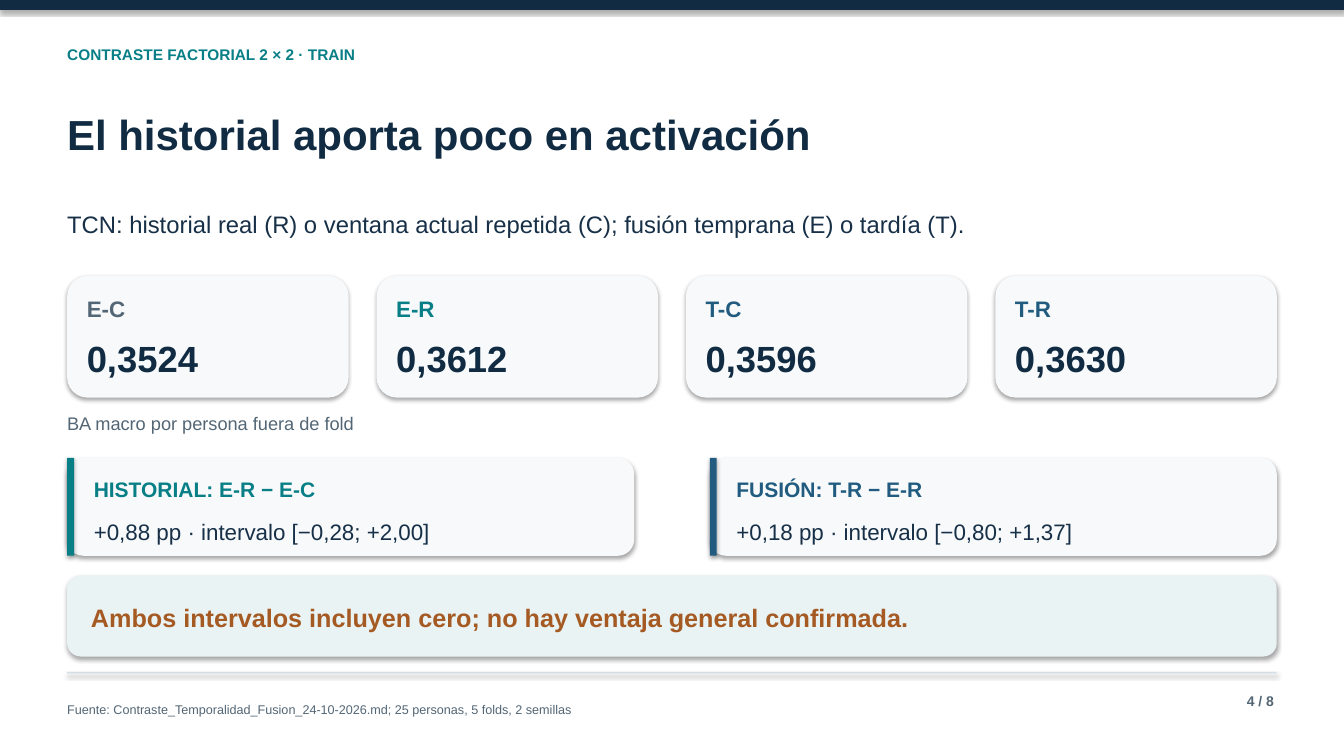
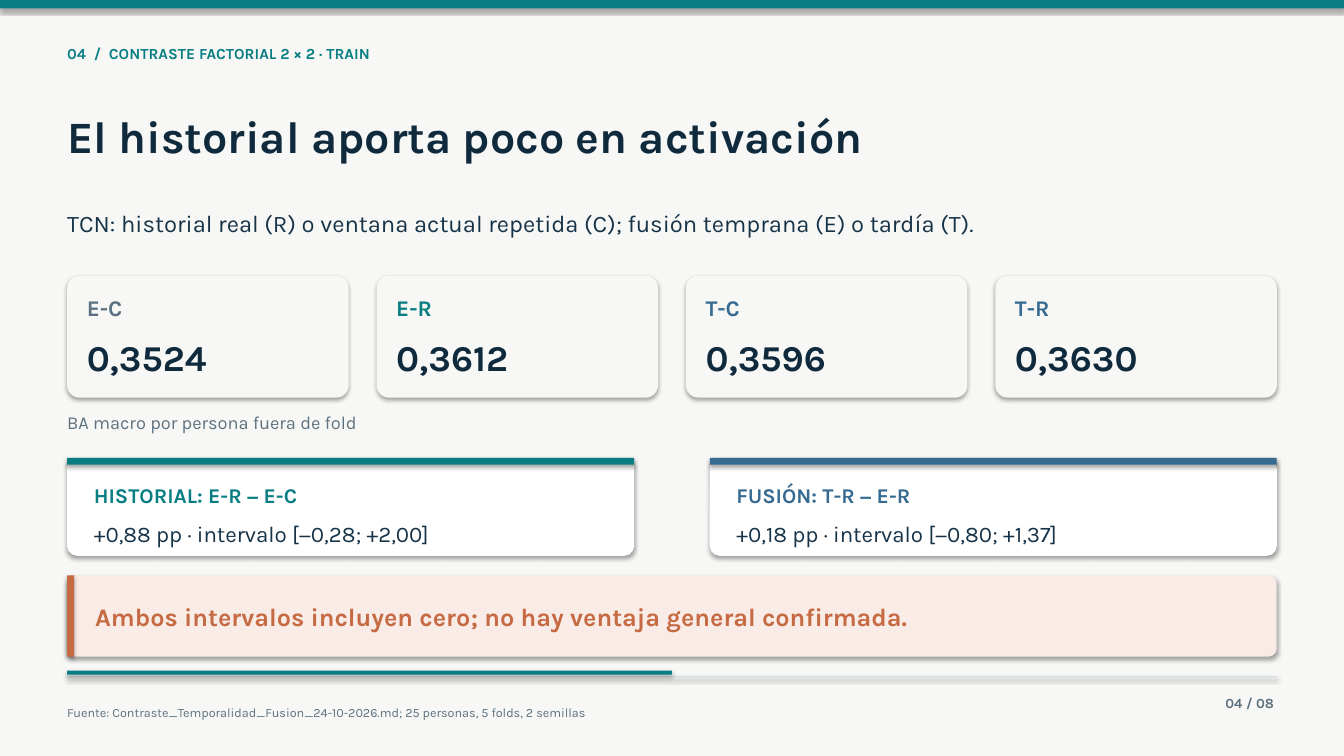
Before and after one commit to marioromero00/Tesis_MDS, a slide deck: slide 4 of presentaciones/Avances-Experimentales-Simplificados-24-10-2026.pptx. Drawn at 1344x756 pixels with LibreOffice and Linux fonts; fonts in the diff are those of the drawing. Boxes give left, top, right and bottom in pixels: in the first picture for what was removed or moved away, otherwise in the second. Text is boxed around its words. In the diff, an @@ line names an element or a change of style, - is before the commit and + after.

```diff
--- a/presentaciones/Avances-Experimentales-Simplificados-24-10-2026.pptx
+++ b/presentaciones/Avances-Experimentales-Simplificados-24-10-2026.pptx
@@ background #FFFFFF to #F7F8F5 @@
@@ rectangle at (0, 0, 1344, 8): fill #102B42 to #087E83 @@
@@ text at (67, 49, 370, 59): text changed; font Arial to Karla; text colour #087F86 to #087E83 @@
-CONTRASTE FACTORIAL 2 × 2 · TRAIN
+04 / CONTRASTE FACTORIAL 2 × 2 · TRAIN
@@ text "El historial aporta poco en ..." at (67, 118, 862, 164): size 30 to 32 pt, font Arial to Karla, text colour #102B42 to #102A3D; line spacing 1.08 to 1.04 @@
@@ text "E-R" at (396, 301, 432, 316): font Arial to Karla, text colour #087F86 to #087E83; line spacing 1.08 to 1.04 @@
@@ fill #F7F9FB to #F7F8F5; proportions changed in 4 elements at (68, 276, 349, 398), (377, 276, 658, 398), (687, 276, 968, 398), (996, 276, 1277, 398) @@
@@ font Arial to Karla, text colour #102B42 to #102A3D; line spacing 1.08 to 1.04 in 4 elements at (87, 347, 207, 376), (396, 347, 508, 376), (706, 347, 826, 376), (1015, 347, 1138, 376) @@
@@ rounded rectangle at (68, 458, 634, 556): fill #F7F9FB to #FFFFFF; proportions changed @@
@@ rectangle removed at (68, 458, 75, 556) @@
@@ rectangle added at (68, 458, 634, 465), fill #087E83 @@
@@ text "HISTORIAL: E-R − E-C" at (94, 489, 297, 504): font Arial to Karla, text colour #087F86 to #087E83; line spacing 1.08 to 1.04 @@
@@ rounded rectangle at (710, 458, 1276, 556): fill #F7F9FB to #FFFFFF; proportions changed @@
@@ rectangle removed at (710, 458, 717, 556) @@
@@ rectangle added at (710, 458, 1276, 465), fill #376B91 @@
@@ font Arial to Karla, text colour #215C80 to #376B91; line spacing 1.08 to 1.04 in 3 elements at (706, 301, 740, 317), (1015, 301, 1050, 316), (736, 483, 911, 504) @@
@@ font Arial to Karla, text colour #173047 to #173348; line spacing 1.08 to 1.04 in 3 elements at (67, 214, 973, 238), (94, 525, 429, 548), (736, 525, 1057, 548) @@
@@ rounded rectangle at (68, 576, 1277, 657): fill #EAF3F4 to #F9EBE5; proportions changed @@
@@ rectangle added at (68, 576, 75, 657), fill #C66A44 @@
@@ text "Ambos intervalos incluyen cero; no ..." at (95, 608, 907, 633): font Arial to Karla, text colour #A45A22 to #C66A44; line spacing 1.08 to 1.04 @@
@@ font Arial to Karla, text colour #536675 to #5D7180; line spacing 1.08 to 1.04 in 3 elements at (87, 301, 123, 317), (67, 416, 357, 433), (67, 708, 585, 720) @@
@@ rectangle: place and size @@
-rectangle at (68, 673, 1277, 674)
+rectangle at (68, 677, 1277, 678)
@@ rectangle at (68, 677, 1277, 678): fill #D4DFE5 to #D9E2E3 @@
@@ rectangle added at (68, 670, 673, 675), fill #087E83 @@
@@ text added at (1225, 699, 1274, 708), 10 pt, text #5D7180, bold @@
+04 / 08
@@ text removed at (1247, 696, 1274, 706) @@
-4 / 8
```
Also in this commit, not shown: 7 other slides changed, 12 other files.
